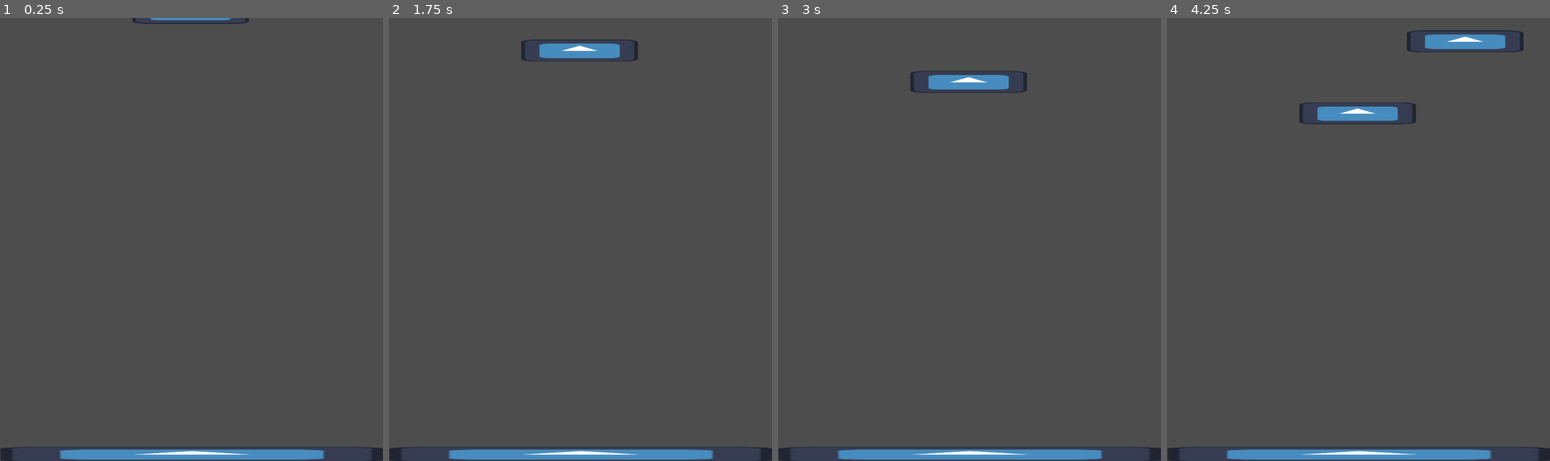
Above: before the commit, frames 1-4 (left to right).
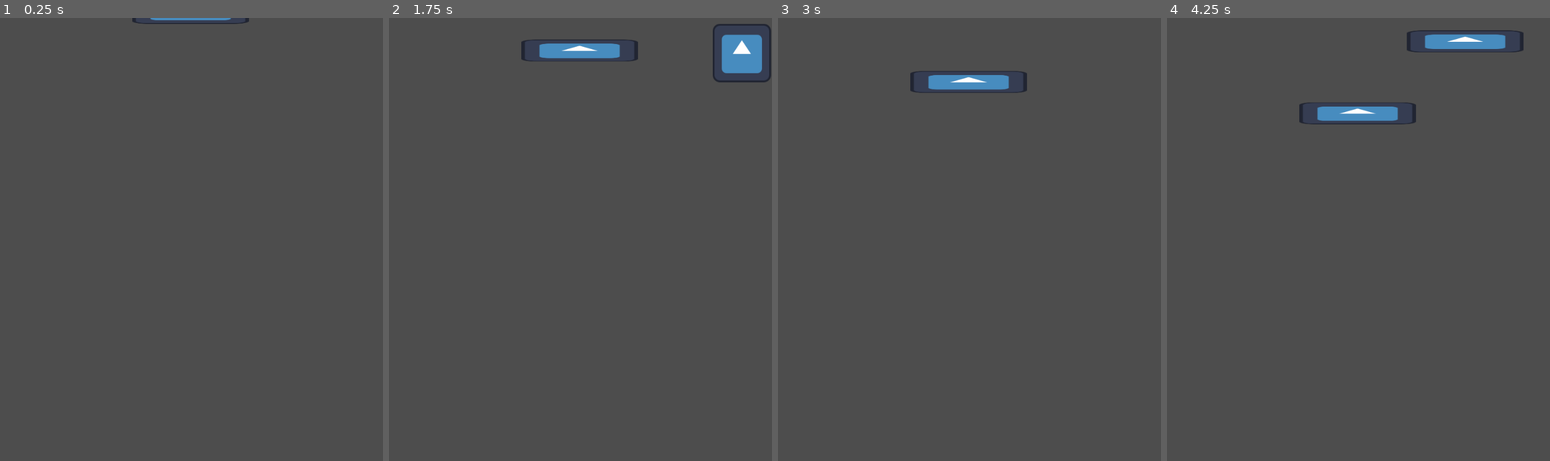
Above: after the commit, the same moments.

Repository: nipro517t/Jogo-para-Game-Jam---teste-1
Game: Godot game, scene res://scenes/main.tscn
The game is run twice, just before and just after one commit, with the same random seed, the same clock (stepped at 60 frames per second) and the same inputs. The engine's default icon, where the game draws it, is replaced by a stand-in: a white triangle on a blue panel in a dark square.
Inputs:
- Up to frame 1 (0.25 s): no input
- Up to frame 2 (1.75 s): tap Enter (ui_accept) at 0.5, 0.6, 0.77, 1.07, 1.35, 1.52 s; hold Right (ui_right) from 0.53 s (still down)
- Up to frame 3 (3 s): tap Enter (ui_accept) at 1.82, 2.1, 2.85 s; release Right (ui_right) at 2.03 s; hold Left (ui_left) 2.03-2.78 s; hold Right (ui_right) from 2.78 s (still down)
- Up to frame 4 (4.25 s): keep holding Right (ui_right); tap Enter (ui_accept) at 3.02, 3.32, 3.6, 3.77, 4.07 s

The runs differ from the first frame. In frame 1, 2.1% of the frame differs, in the area x 0-100%, y 96-100%; in frame 2, 3.2%, in the area x 0-100%, y 1-100%; in frame 3, 2.1%; in frame 4, 2.1%.

Commit message:
melhorias

Diff:
--- a/jonh-kagurabachi/scenes/main.tscn
+++ b/jonh-kagurabachi/scenes/main.tscn
@@ -8,11 +8,14 @@
 [sub_resource type="RectangleShape2D" id="RectangleShape2D_jyhfs"]
 size = Vector2(128, 126)
 
+[sub_resource type="RectangleShape2D" id="RectangleShape2D_tefeu"]
+size = Vector2(129, 126)
+
 [sub_resource type="RectangleShape2D" id="RectangleShape2D_0wfyh"]
 size = Vector2(2, 968.5)
 
 [sub_resource type="RectangleShape2D" id="RectangleShape2D_tbgi4"]
-size = Vector2(840, 32)
+size = Vector2(840, 29.5)
 
 [node name="Main" type="Node2D" unique_id=2047773791]
 script = ExtResource("1_jyhfs")
@@ -27,6 +30,12 @@
 [node name="CollisionShape2D" type="CollisionShape2D" parent="Heroi" unique_id=1746189741]
 shape = SubResource("RectangleShape2D_jyhfs")
 
+[node name="Area2D" type="Area2D" parent="Heroi" unique_id=640602132]
+
+[node name="CollisionShape2D" type="CollisionShape2D" parent="Heroi/Area2D" unique_id=850248715]
+position = Vector2(-0.5, 0)
+shape = SubResource("RectangleShape2D_tefeu")
+
 [node name="StaticBody2D" type="StaticBody2D" parent="." unique_id=1602076345]
 
 [node name="CollisionShape2D" type="CollisionShape2D" parent="StaticBody2D" unique_id=341176245]
@@ -36,13 +45,8 @@
 [node name="Area2D" type="Area2D" parent="." unique_id=2059313414]
 
 [node name="CollisionShape2D" type="CollisionShape2D" parent="Area2D" unique_id=2027046963]
-position = Vector2(421.00003, 955.5)
+position = Vector2(421, 917)
 shape = SubResource("RectangleShape2D_tbgi4")
-
-[node name="Sprite2D" type="Sprite2D" parent="Area2D" unique_id=378837879]
-position = Vector2(421, 955.5)
-scale = Vector2(6.5625, 0.2578125)
-texture = ExtResource("2_sugp2")
 
 [node name="Timer" type="Timer" parent="." unique_id=1316571614]
 wait_time = 3.3
@@ -59,5 +63,5 @@
 position = Vector2(418, -25)
 
 [connection signal="game_over" from="Heroi" to="." method="_on_heroi_game_over"]
-[connection signal="area_entered" from="Area2D" to="Heroi" method="_on_area_2d_area_entered"]
+[connection signal="area_entered" from="Heroi/Area2D" to="Heroi" method="_on_area_2d_area_entered"]
 [connection signal="timeout" from="Timer" to="." method="_on_timer_timeout"]
--- a/jonh-kagurabachi/scenes/plate.tscn
+++ b/jonh-kagurabachi/scenes/plate.tscn
@@ -9,7 +9,7 @@
 [node name="Plate" type="Node2D" unique_id=664769850]
 script = ExtResource("1_2x0a8")
 
-[node name="StaticBody2D" type="StaticBody2D" parent="." unique_id=436742102]
+[node name="StaticBody2D" type="StaticBody2D" parent="." unique_id=959429360]
 
 [node name="Sprite2D" type="Sprite2D" parent="StaticBody2D" unique_id=2036032650]
 position = Vector2(8.940697e-06, 7.1525574e-07)
--- a/jonh-kagurabachi/scripts/heroi.gd
+++ b/jonh-kagurabachi/scripts/heroi.gd
@@ -11,7 +11,7 @@
 	if not is_on_floor():
 		velocity += get_gravity() * delta
 
-	if Input.is_action_just_pressed("ui_accept") and is_on_floor():
+	if is_on_floor():
 		velocity.y = JUMP_VELOCITY
 
 	var direction := Input.get_axis("ui_left", "ui_right")
@@ -23,7 +23,5 @@
 	move_and_slide()
 
 
-
-
 func _on_area_2d_area_entered(area: Area2D) -> void:
 	game_over.emit()
